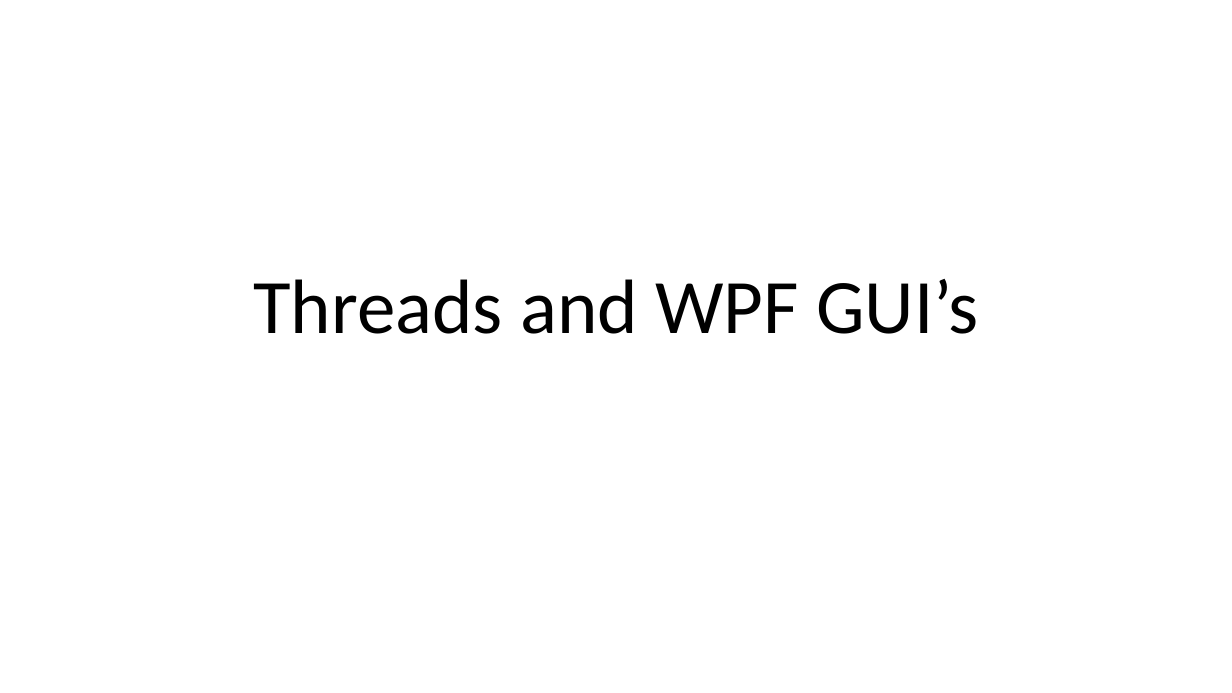
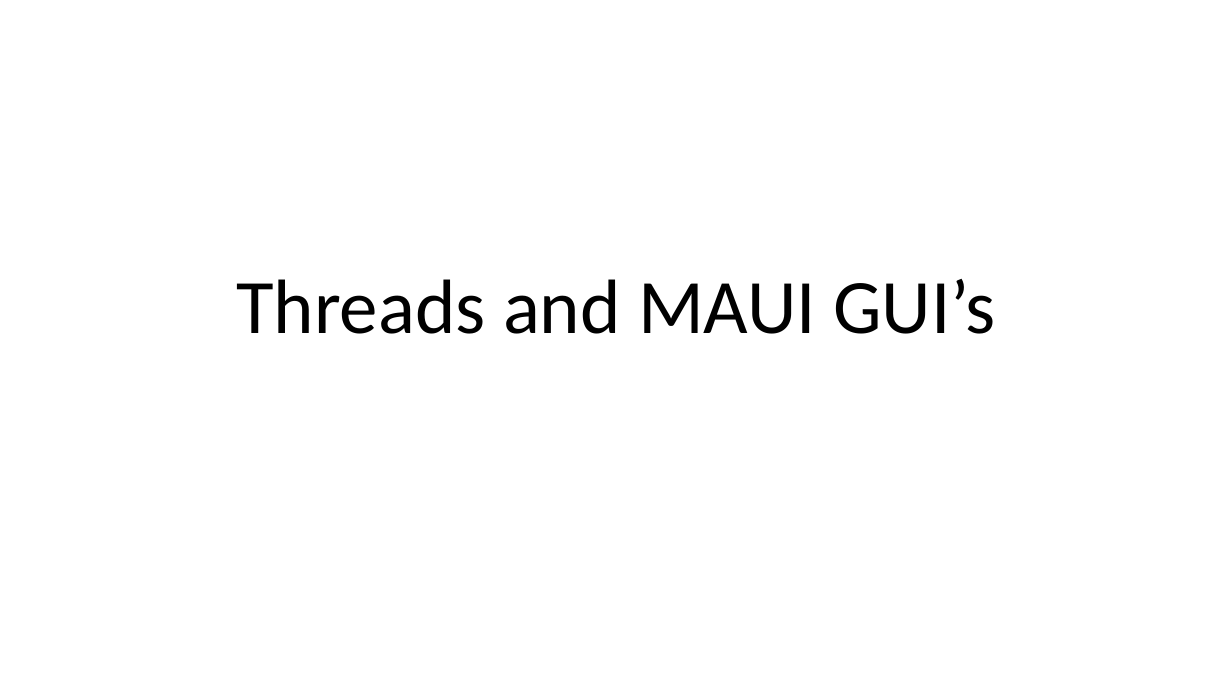
Before and after one commit to codesmurf/st3its3_teaching, a slide deck: slide 19 of 07 Thread Synchronization 1/Thread Synchronization.pptx (slide 16 before the commit). Drawn at 1232x693 pixels with LibreOffice and Linux fonts; fonts in the diff are those of the drawing. Boxes give left, top, right and bottom in pixels: in the first picture for what was removed or moved away, otherwise in the second. Text is boxed around its words. In the diff, an @@ line names an element or a change of style, - is before the commit and + after.

```diff
--- a/07 Thread Synchronization 1/Thread Synchronization.pptx
+++ b/07 Thread Synchronization 1/Thread Synchronization.pptx
@@ title at <box>236,279,995,334</box>: text changed @@
-Threads and WPF GUI’s
+Threads and MAUI GUI’s
```
Also in this commit, not shown: 9 other slides changed, 6 slides added, 1 slide removed, 3 other files.
